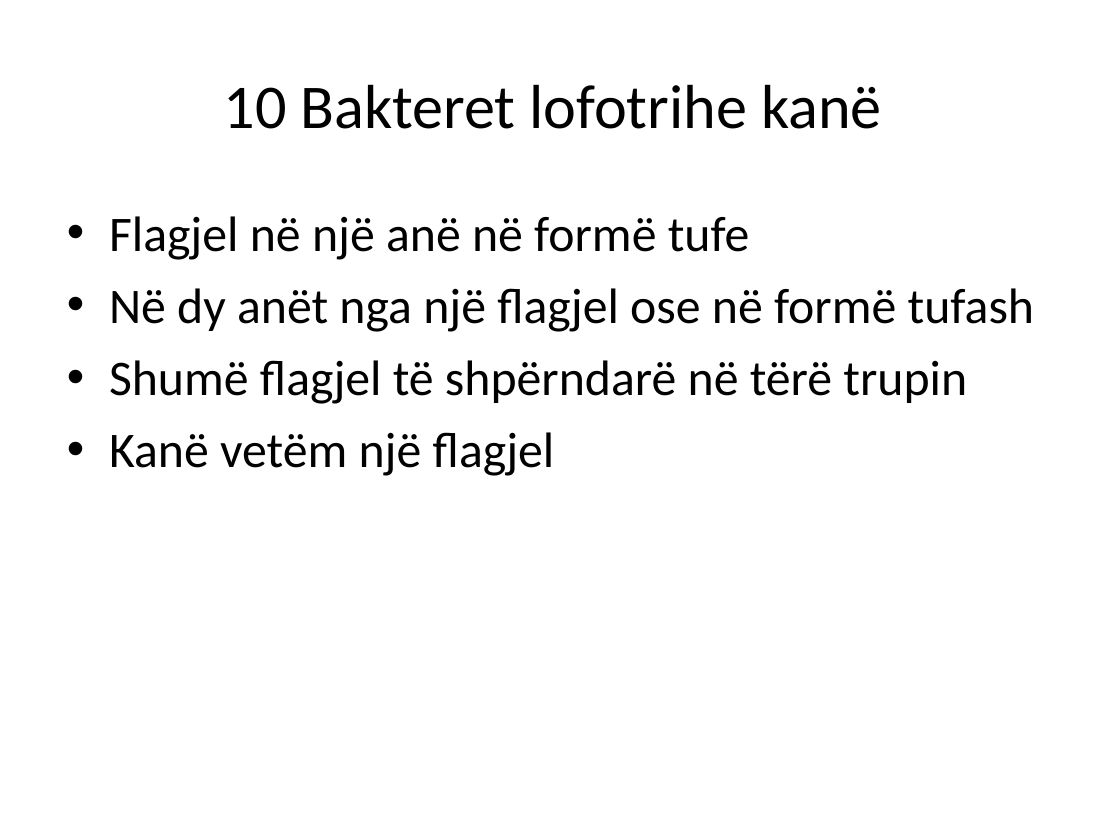
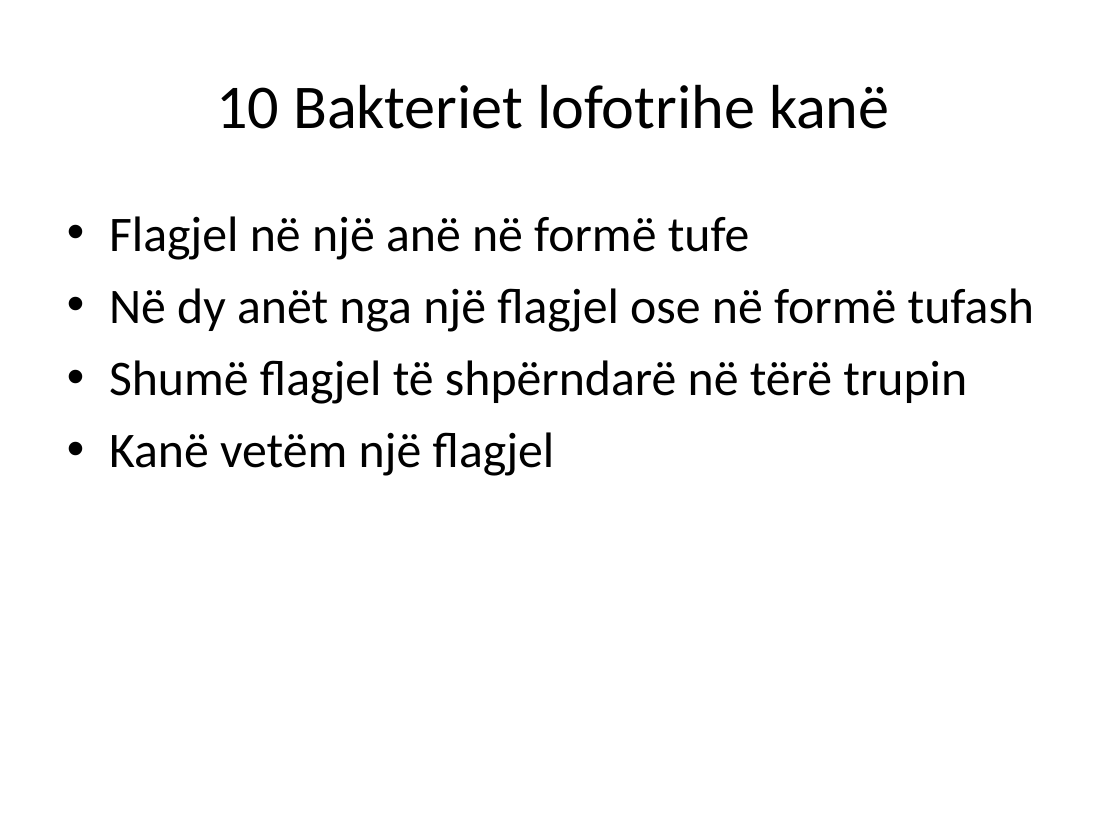
Before and after one commit to biologjia-aplikative/Biologjia-Aplikative, a slide deck: slide 38 of materiale/Klasa 11/2. BAKTERIET.ppt. Drawn at 1120x840 pixels with LibreOffice and Linux fonts; fonts in the diff are those of the drawing. Boxes give left, top, right and bottom in pixels: in the first picture for what was removed or moved away, otherwise in the second. Text is boxed around its words. In the diff, an @@ line names an element or a change of style, - is before the commit and + after.

```diff
--- a/materiale/Klasa 11/2. BAKTERIET.ppt
+++ b/materiale/Klasa 11/2. BAKTERIET.ppt
@@ title at [216,84,890,129]: text changed @@
-10 Bakteret lofotrihe kanë
+10 Bakteriet lofotrihe kanë
```
Also in this commit, not shown: 20 other slides changed, 16 other files.
